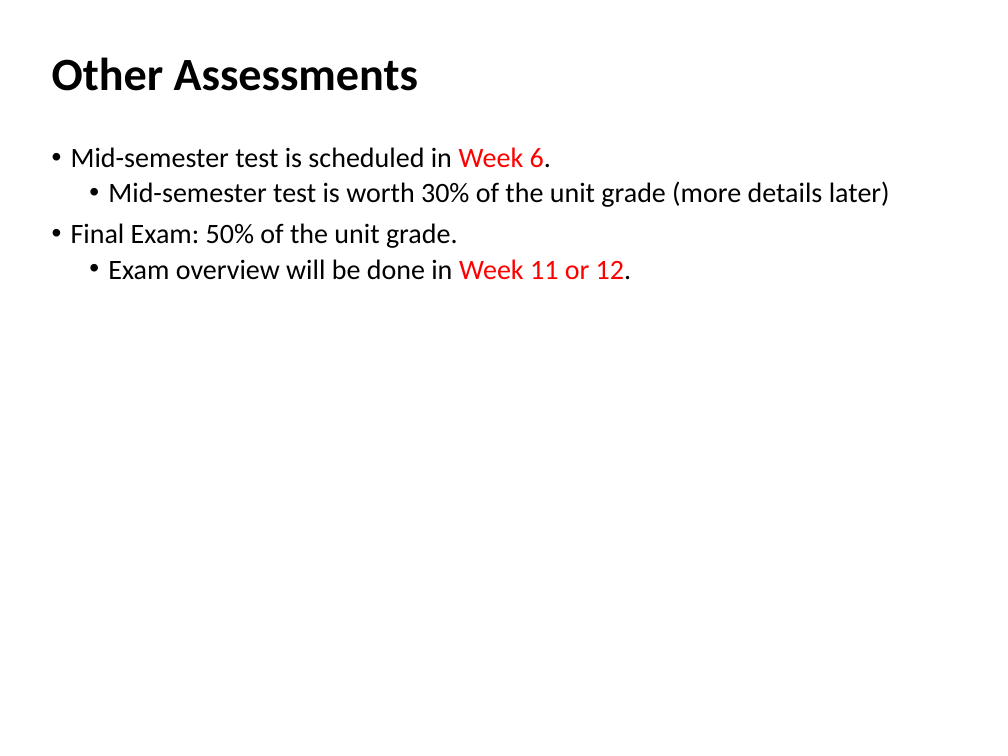
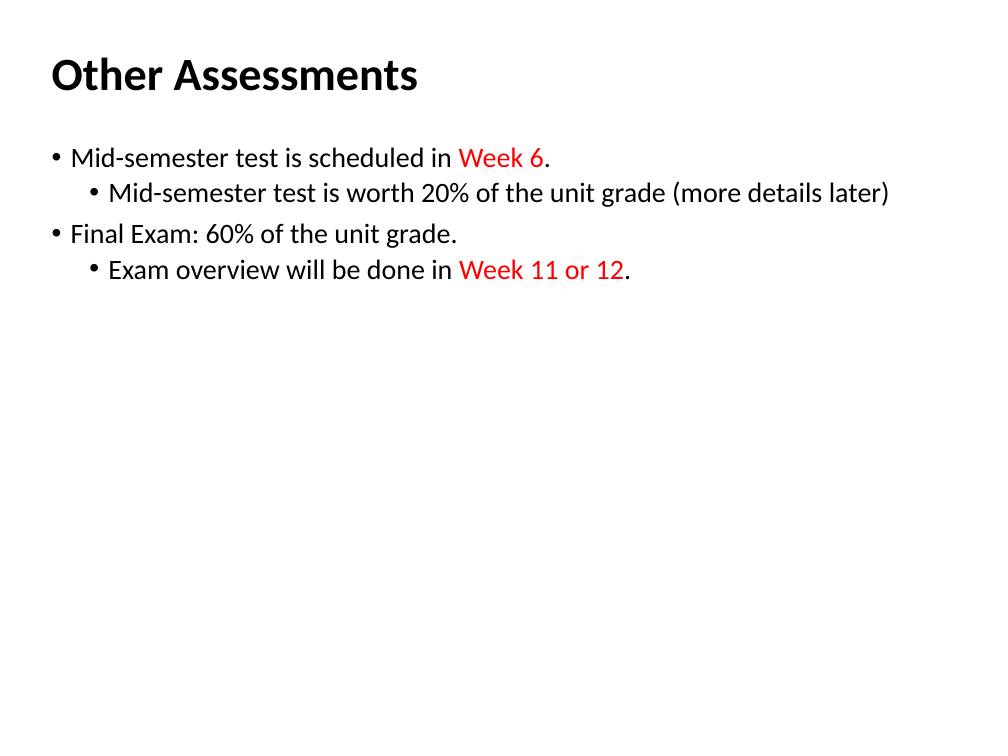
Before and after one commit to zhangzhics/CITS5503_Sem2, a slide deck: slide 27 of Live-lecture-slides/CITS5503CloudComputingIntro_week1.pptx. Drawn at 1008x756 pixels with LibreOffice and Linux fonts; fonts in the diff are those of the drawing. Boxes give left, top, right and bottom in pixels: in the first picture for what was removed or moved away, otherwise in the second. Text is boxed around its words. In the diff, an @@ line names an element or a change of style, - is before the commit and + after.

Commit message:
the weights of mid-sem test and final exam have been updated in week 1 slides

```diff
--- a/Live-lecture-slides/CITS5503CloudComputingIntro_week1.pptx
+++ b/Live-lecture-slides/CITS5503CloudComputingIntro_week1.pptx
@@ text at [71,181,890,248]: text changed @@
-  • Mid-semester test is worth 30% of the unit grade (more details later)
-• Final Exam: 50% of the unit grade.
+  • Mid-semester test is worth 20% of the unit grade (more details later)
+• Final Exam: 60% of the unit grade.
```
